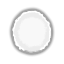
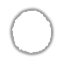
Layers edited between the first and the second 64×64 image:
painted on "Layer 1" over [12, 10, 51, 53]
